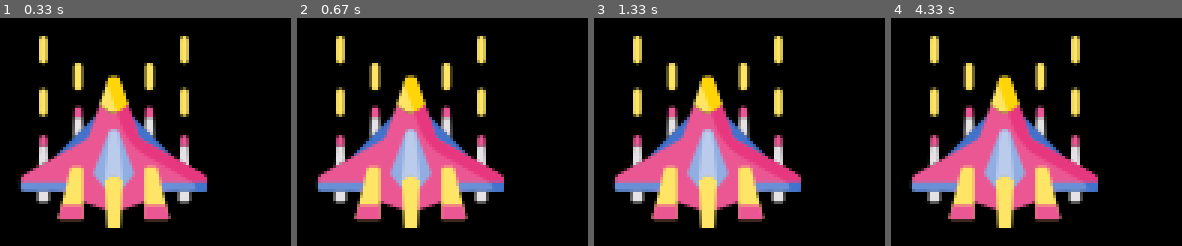
Above: before the commit, frames 1-4 (left to right).
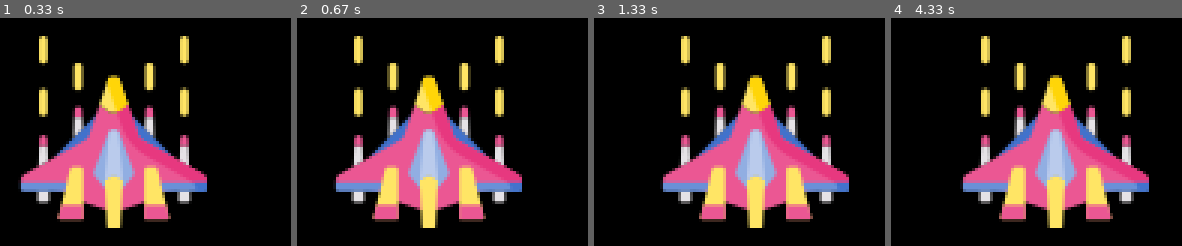
Above: after the commit, the same moments.

Repository: leahk39/pygame_ICS3U_LK
Game: pygame game, started from main.py
Two runs of this game, one before a commit and one after it. Both use one fixed random seed, a clock stepped at 60 frames per second and the inputs below.
Inputs:
- Up to frame 1 (0.33 s): no input
- Up to frame 2 (0.67 s): hold Right from 0.33 s (still down)
- Up to frame 3 (1.33 s): release Right at 0.8 s; hold Right 0.83-1.3 s
- Up to frame 4 (4.33 s): hold Left 1.33-1.87 s; hold Left 1.9-2.3 s; hold Right 2.33-2.97 s; hold Left 3-3.47 s; hold Right 3.5-3.97 s; hold Right from 4 s (still down)

Frame 1 is identical in both runs. In frame 2, 29% of the frame differs, in the area x 6-78%, y 7-93%; in frame 3, 34%; in frame 4, 35%, in the area x 6-89%, y 7-93%.

Commit message:
vid 8 - 0:17

Diff:
--- a/main.py
+++ b/main.py
@@ -33,14 +33,23 @@
 
         # if keystroke is pressed check whether it is left or right
         if event.type == pygame.KEYDOWN:
-            print("A keystroke is pressed")
             if event.key == pygame.K_LEFT:
-                playerX_change =- 0.1
+                playerX_change =- 0.3
             if event.key == pygame.K_RIGHT:
-                playerX_change = 0.1
+                playerX_change = 0.3
         if event.type == pygame.KEYUP:
             if event.key == pygame.K_LEFT or event.key == pygame.K_RIGHT:
-                print("Keystroke has been released")
+                playerX_change = 0
+
+    # 5 = 5 + -0.1 -> 5.4 = 5 - 0.1
+    # 5 = 5 + 0.1
+
+    playerX += playerX_change
+
+    if playerX <= 0:
+        playerX = 0
+    elif playerX >= 736:
+        playerX = 736
 
     player(playerX,playerY)
     pygame.display.update()
